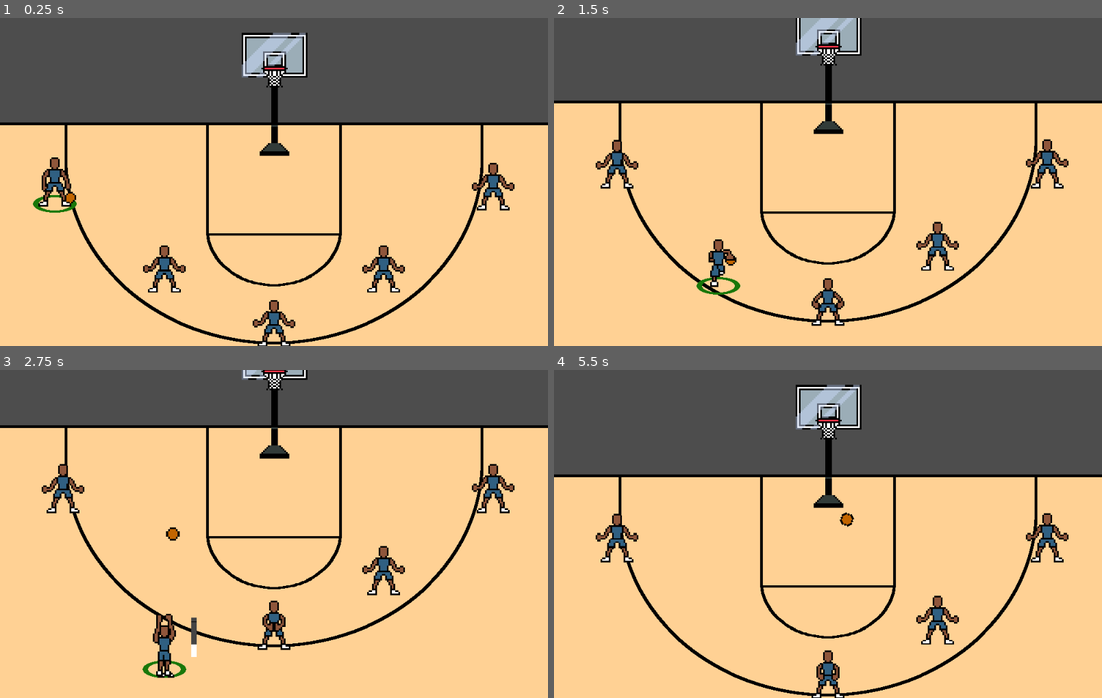
Above: before the commit, frames 1-4 (two rows, left to right).
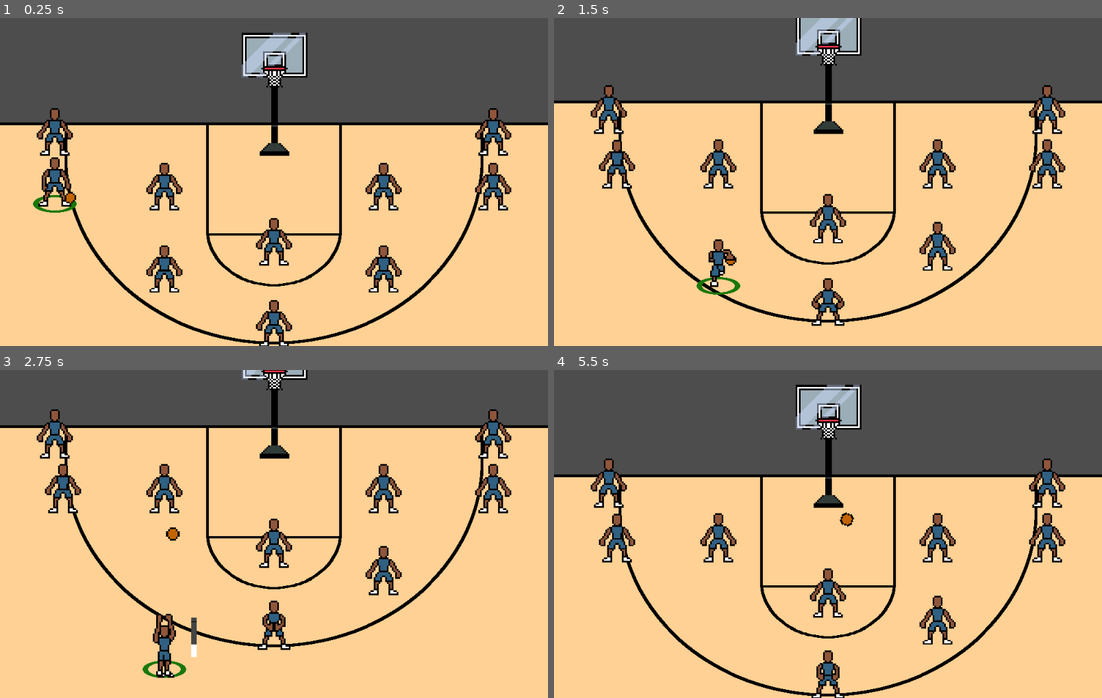
Above: after the commit, the same moments.

Repository: david8zhang/baller-quest-godot
Game: Godot game, scene res://scenes/Main.tscn
Two runs of this game, one before a commit and one after it. Both use one fixed random seed, a clock stepped at 60 frames per second and the inputs below.
Inputs:
- Up to frame 1 (0.25 s): no input
- Up to frame 2 (1.5 s): hold Right (move_right) 0.53-1.28 s; tap Space (pass) at 0.6, 1.35 s; hold Down (move_down) from 1.28 s (still down)
- Up to frame 3 (2.75 s): release Down (move_down) at 2.03 s; hold Right (move_right) from 2.03 s (still down); hold F (shoot_ball) from 2.03 s (still down); tap Space (pass) at 2.3 s
- Up to frame 4 (5.5 s): release Right (move_right) at 2.78 s; release F (shoot_ball) at 2.78 s; hold Up (move_up) 2.78-3.53 s; tap Space (pass) at 2.85, 3.6, 4.55, 5.1 s; hold Left (move_left) 3.53-5.03 s; tap F (shoot_ball) at 4.35 s; hold Down (move_down) from 5.03 s (still down)

The runs differ from the first frame. In frame 1, 3.1% of the frame differs, in the area x 6-94%, y 27-100%; in frame 2, 3.2%; in frame 3, 3.3%; in frame 4, 3.4%, in the area x 6-94%, y 26-84%.

Commit message:
update idle animations, add defend animations, add CPU manager back in

Diff:
--- a/prefab/Player.tscn
+++ b/prefab/Player.tscn
@@ -19,11 +19,13 @@
 [ext_resource type="Texture2D" uid="uid://dphrp0bgg8u7p" path="res://sprites/player/pass-front.png" id="10_aepsd"]
 [ext_resource type="Texture2D" uid="uid://btt64rbboglxt" path="res://sprites/player/layup-front.png" id="10_mnwjc"]
 [ext_resource type="Texture2D" uid="uid://b3epc1prnku73" path="res://sprites/player/pass-back.png" id="10_teiic"]
+[ext_resource type="Texture2D" uid="uid://bioh6ag8pg712" path="res://sprites/player/onball-defend-front.png" id="11_wd22y"]
 [ext_resource type="Texture2D" uid="uid://v6fcbvv7caor" path="res://sprites/player/receive-pass-front.png" id="13_3hk8g"]
 [ext_resource type="Texture2D" uid="uid://d10j2l818c2yj" path="res://sprites/player/shoot-front.png" id="14_rlmax"]
 [ext_resource type="Texture2D" uid="uid://bamie1uq2aa6e" path="res://sprites/player/shoot-side.png" id="16_iu3be"]
 [ext_resource type="Script" path="res://scripts/fsm/ReceivePassState.gd" id="23_p87nn"]
 [ext_resource type="Script" path="res://scripts/fsm/LayupState.gd" id="24_2y7dy"]
+[ext_resource type="Script" path="res://scripts/fsm/DefendState.gd" id="26_7vp1i"]
 
 [sub_resource type="CapsuleShape2D" id="CapsuleShape2D_8n74s"]
 radius = 14.0
@@ -121,19 +123,19 @@
 atlas = ExtResource("5_eq5ny")
 region = Rect2(64, 80, 32, 40)
 
-[sub_resource type="AtlasTexture" id="AtlasTexture_hvghe"]
+[sub_resource type="AtlasTexture" id="AtlasTexture_86qfu"]
 atlas = ExtResource("8_vsoty")
 region = Rect2(0, 0, 32, 45)
 
-[sub_resource type="AtlasTexture" id="AtlasTexture_6xqib"]
+[sub_resource type="AtlasTexture" id="AtlasTexture_8ov4d"]
 atlas = ExtResource("8_vsoty")
 region = Rect2(32, 0, 32, 45)
 
-[sub_resource type="AtlasTexture" id="AtlasTexture_nmvhb"]
+[sub_resource type="AtlasTexture" id="AtlasTexture_os03e"]
 atlas = ExtResource("8_vsoty")
 region = Rect2(0, 45, 32, 45)
 
-[sub_resource type="AtlasTexture" id="AtlasTexture_m3f6q"]
+[sub_resource type="AtlasTexture" id="AtlasTexture_hfddg"]
 atlas = ExtResource("8_vsoty")
 region = Rect2(32, 45, 32, 45)
 
@@ -173,6 +175,22 @@
 atlas = ExtResource("10_mnwjc")
 region = Rect2(32, 45, 32, 45)
 
+[sub_resource type="AtlasTexture" id="AtlasTexture_fehey"]
+atlas = ExtResource("11_wd22y")
+region = Rect2(0, 0, 32, 45)
+
+[sub_resource type="AtlasTexture" id="AtlasTexture_siqnw"]
+atlas = ExtResource("11_wd22y")
+region = Rect2(32, 0, 32, 45)
+
+[sub_resource type="AtlasTexture" id="AtlasTexture_fny15"]
+atlas = ExtResource("11_wd22y")
+region = Rect2(0, 45, 32, 45)
+
+[sub_resource type="AtlasTexture" id="AtlasTexture_lkdth"]
+atlas = ExtResource("11_wd22y")
+region = Rect2(32, 45, 32, 45)
+
 [sub_resource type="AtlasTexture" id="AtlasTexture_ad1bb"]
 atlas = ExtResource("10_teiic")
 region = Rect2(0, 0, 32, 40)
@@ -449,16 +467,16 @@
 }, {
 "frames": [{
 "duration": 1.0,
-"texture": SubResource("AtlasTexture_hvghe")
-}, {
-"duration": 1.0,
-"texture": SubResource("AtlasTexture_6xqib")
-}, {
-"duration": 1.0,
-"texture": SubResource("AtlasTexture_nmvhb")
-}, {
-"duration": 1.0,
-"texture": SubResource("AtlasTexture_m3f6q")
+"texture": SubResource("AtlasTexture_86qfu")
+}, {
+"duration": 1.0,
+"texture": SubResource("AtlasTexture_8ov4d")
+}, {
+"duration": 1.0,
+"texture": SubResource("AtlasTexture_os03e")
+}, {
+"duration": 1.0,
+"texture": SubResource("AtlasTexture_hfddg")
 }],
 "loop": true,
 "name": &"idle-front",
@@ -499,6 +517,23 @@
 }],
 "loop": false,
 "name": &"layup-front",
+"speed": 10.0
+}, {
+"frames": [{
+"duration": 1.0,
+"texture": SubResource("AtlasTexture_fehey")
+}, {
+"duration": 1.0,
+"texture": SubResource("AtlasTexture_siqnw")
+}, {
+"duration": 1.0,
+"texture": SubResource("AtlasTexture_fny15")
+}, {
+"duration": 1.0,
+"texture": SubResource("AtlasTexture_lkdth")
+}],
+"loop": true,
+"name": &"onball-defend-front",
 "speed": 10.0
 }, {
 "frames": [{
@@ -738,7 +773,7 @@
 [node name="AnimatedSprite2D" type="AnimatedSprite2D" parent="."]
 y_sort_enabled = true
 sprite_frames = SubResource("SpriteFrames_x8wx5")
-animation = &"layup-front"
+animation = &"onball-defend-front"
 offset = Vector2(2.08165e-12, 2.08165e-12)
 
 [node name="StateMachine" type="Node2D" parent="."]
@@ -762,3 +797,6 @@
 
 [node name="LayupState" type="Node" parent="StateMachine"]
 script = ExtResource("24_2y7dy")
+
+[node name="DefendState" type="Node" parent="StateMachine"]
+script = ExtResource("26_7vp1i")
--- a/scenes/Main.tscn
+++ b/scenes/Main.tscn
@@ -6,6 +6,7 @@
 [ext_resource type="Script" path="res://scripts/Camera.gd" id="2_ckvlo"]
 [ext_resource type="PackedScene" uid="uid://bp4p74n22uoph" path="res://prefab/Hoop.tscn" id="3_4jcto"]
 [ext_resource type="PackedScene" uid="uid://bmvfbq5jqf42l" path="res://prefab/Court.tscn" id="4_mhnap"]
+[ext_resource type="Script" path="res://scripts/CPUManager.gd" id="7_ijyjr"]
 
 [sub_resource type="SegmentShape2D" id="SegmentShape2D_b25lt"]
 a = Vector2(-600, 2.08165e-12)
@@ -25,6 +26,11 @@
 script = ExtResource("1_xoi36")
 player_scene = ExtResource("1_rkvvu")
 
+[node name="CPUManager" type="Node2D" parent="."]
+y_sort_enabled = true
+script = ExtResource("7_ijyjr")
+player_scene = ExtResource("1_rkvvu")
+
 [node name="Hoop1" parent="." instance=ExtResource("3_4jcto")]
 position = Vector2(2.08165e-12, -160)
 
--- a/scripts/CPUManager.gd
+++ b/scripts/CPUManager.gd
@@ -1,23 +1,14 @@
-extends Node
-
-
-@export var cpu_scene: PackedScene
-var cpus = []
+class_name CPUManager
+extends Manager
 
 const CPU_POSITIONS = [
 	Vector2(-400, -100),
-	Vector2(-200, -50),
-	Vector2(0, 50),
-	Vector2(200, -50),
+	Vector2(-200, 0),
+	Vector2(0, 100),
+	Vector2(200, 0),
 	Vector2(400, -100)
 ]
 
 # Called when the node enters the scene tree for the first time.
 func _ready():
-	var i = 0
-	for pos in CPU_POSITIONS:
-		var new_cpu = cpu_scene.instantiate()
-		new_cpu.position = pos
-		cpus.append(new_cpu)
-		add_child(new_cpu)
-		i += 1
+	init_players(CPU_POSITIONS, "CPU")
--- a/scripts/Game.gd
+++ b/scripts/Game.gd
@@ -1,15 +1,17 @@
 class_name Game
 extends Node2D
 
+enum Side { PLAYER, CPU }
+
 @onready var court = $Court
-@onready var player_manager = $PlayerManager as PlayerManager
 @onready var hoop_1 = $Hoop1 as Hoop
 @onready var hoop_2 = $Hoop2 as Hoop
+@onready var camera = $Camera2D
 
-@onready var camera = $Camera2D
-var is_flipped = false
-var is_rotating = false
-var cached_positions = {}
+@onready var player_manager = $PlayerManager as PlayerManager
+@onready var cpu_manager = $CPUManager as CPUManager
+
+var possession_side = Side.PLAYER
 
 func _ready():
 	camera.limit_left = -500
--- /dev/null
+++ b/scripts/Manager.gd
@@ -0,0 +1,19 @@
+class_name Manager
+extends Node
+
+@export var player_scene: PackedScene
+var defensive_assigments = {}
+var players: Array = []
+
+func setup_defense():
+	pass
+
+func init_players(positions, name_prefix="Player"):
+	var i = 0
+	for pos in positions:
+		var new_player = player_scene.instantiate()
+		new_player.position = pos
+		players.append(new_player)
+		add_child(new_player)
+		new_player.player_name = name_prefix + " " + str(i)
+		i += 1
--- a/scripts/PlayerManager.gd
+++ b/scripts/PlayerManager.gd
@@ -1,11 +1,9 @@
 class_name PlayerManager
-extends Node
+extends Manager
 
-@export var player_scene: PackedScene
 var camera: Camera2D
 
 var selected_player: Player = null
-var players: Array = []
 var is_ready = false
 
 const PLAYER_POSITIONS = [
@@ -18,15 +16,8 @@
 
 # Called when the node enters the scene tree for the first time.
 func _ready():
-	var i = 0
 	camera = get_node("../Camera2D") as Camera2D
-	for pos in PLAYER_POSITIONS:
-		var new_player = player_scene.instantiate()
-		new_player.position = pos
-		players.append(new_player)
-		add_child(new_player)
-		new_player.player_name = "Player " + str(i)
-		i += 1
+	init_players(PLAYER_POSITIONS)
 	selected_player = players[0]
 	selected_player.select()
 	selected_player.has_ball = true
--- /dev/null
+++ b/scripts/fsm/DefendState.gd
@@ -0,0 +1,5 @@
+class_name DefendState
+extends State
+
+func enter(msg:={}):
+	anim_sprite.play("onball-defend-front")
Not shown: 1 places in prefab/Player.tscn that only renumber resources
Not shown: 1 places in scenes/Main.tscn that only renumber resources
Binary file changed: sprites/player/idle-front.png
Binary file changed: sprites/player/idle-side.png
Binary file added: sprites/player/onball-defend-front.png
Not shown, added: sprites/player/onball-defend-front.png.import
